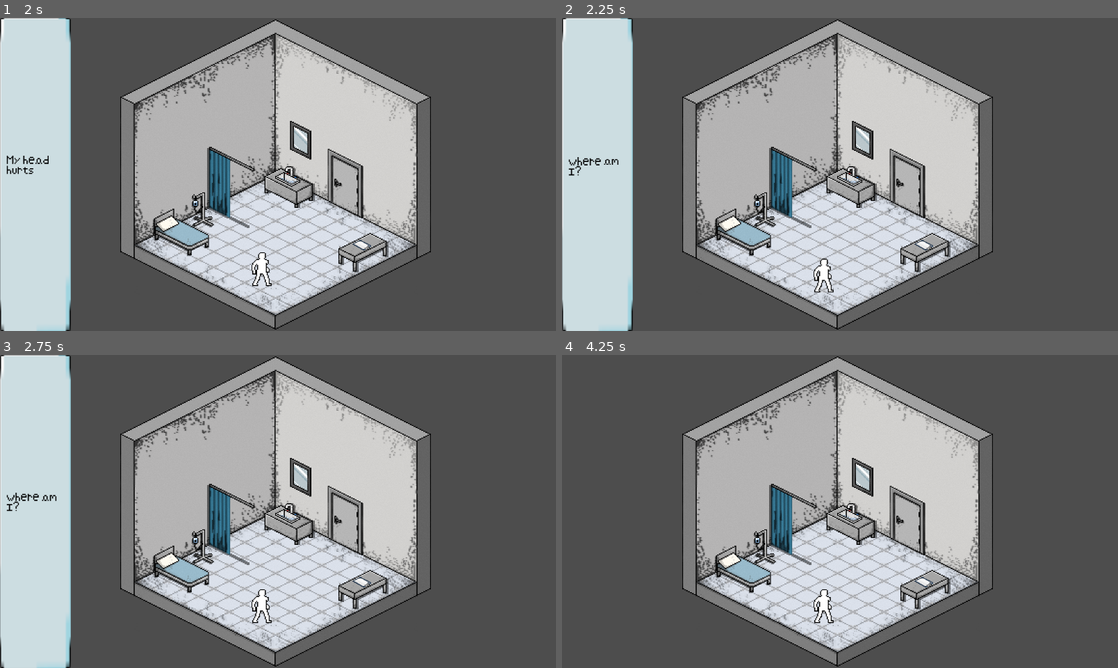
Above: before the commit, frames 1-4 (two rows, left to right).
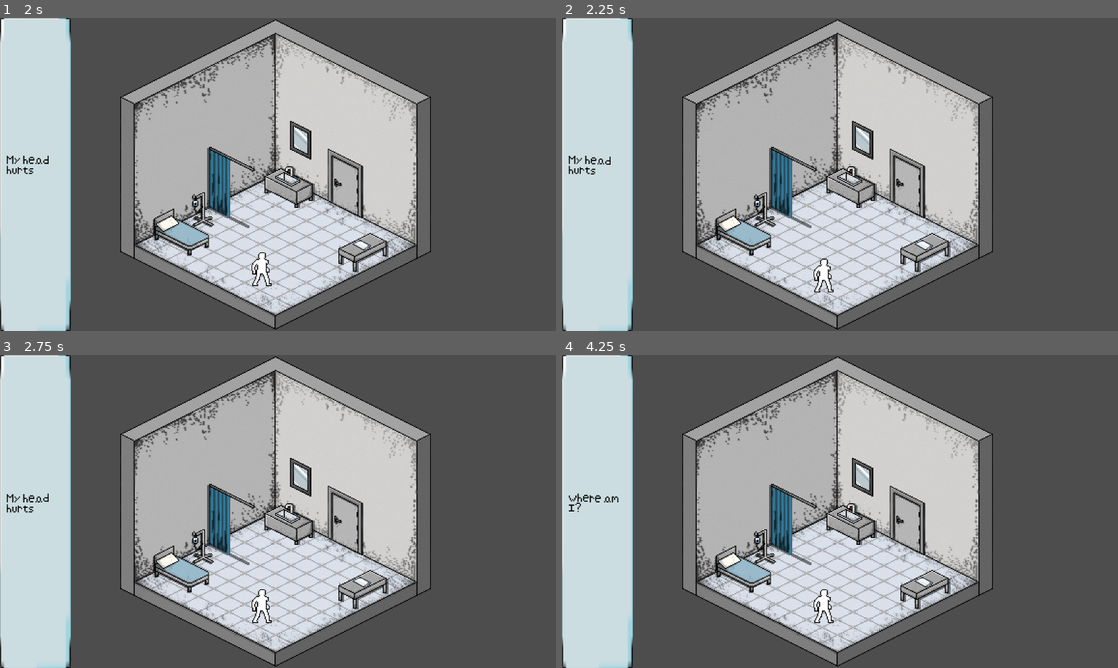
Above: after the commit, the same moments.

Repository: afourneaux/codename-matt-2026
Game: Godot game, scene res://scenes/game-root.tscn
The game is run twice, just before and just after one commit, with the same random seed, the same clock (stepped at 60 frames per second) and the same inputs.
Inputs (mouse positions are in pixels of both pictures, inside the frame that each line leads up to):
- Up to frame 1 (2 s): move the mouse to (400, 158) at 0.52 s; tap A (a) at 0.6 s; click (400, 158) at 0.67 s; tap D (d) at 0.8 s; drag from (166, 190) to (339, 212) at 1.27 s
- Up to frame 2 (2.25 s): move the mouse to (895, 105) at 2.02 s; tap S (s) at 2.1 s; click (895, 105) at 2.17 s
- Up to frame 3 (2.75 s): tap W (w) at 2.3 s
- Up to frame 4 (4.25 s): drag from (812, 574) to (673, 464) at 2.77 s; move the mouse to (1006, 558) at 3.52 s; tap A (a) at 3.6 s; click (1006, 558) at 3.67 s; tap D (d) at 3.8 s

Frame 1 is identical in both runs. In frame 2, 0.2% of the frame differs, in the area x 1-11%, y 44-51%; in frame 3, 0.2%; in frame 4, 13%, in the area x 0-13%, y 0-100%.

Commit message:
potato dialogue when potato room entered, potato dialogue when potato ived, longer dialog

Diff:
--- a/assets/strings/gamejam_2026_dialogue.csv
+++ b/assets/strings/gamejam_2026_dialogue.csv
@@ -6,6 +6,7 @@
 play_button,Play,Jouer
 quit_button,Quit,Quitter
 potato_string1,[color=brown]Who are you? You're not the usual nurse.[/color],[color=brown]Qui êtes vous? Vous n\'êtes pas l'infirmière habituelle.[/color]
+potato_string2,Here you go sir.,Voilà pour vous monsieur.
 minigame1_string1,Another day at work for ole' Matt...,Une autre journée au travail pour Matt...
 interact,Press E to interact,
 chart_title,Patient Chart,Fiche de Patient
--- a/scenes/game-root.tscn
+++ b/scenes/game-root.tscn
@@ -72,11 +72,11 @@
 	if active_room.interactible == -1:
 		return
 	elif active_room.interactible == 0:
-		EventBus.display_dialog.emit(\"potato_string1\")
 		var mini_game_0 = mini_game_0_prefab.instantiate()
 		add_child(mini_game_0)
 		mini_game_0.completed.connect(
 			func():
+				EventBus.display_dialog.emit(\"potato_string2\")
 				remove_child(mini_game_0)
 				EventBus.task_completed.emit(0)
 		)
--- a/scenes/rooms/room.tscn
+++ b/scenes/rooms/room.tscn
@@ -55,6 +55,8 @@
 	if room_id == 1 and GameState.task_completion[0]:
 		# when re-entering potato IV room after potato is ived, potato iv moved
 		interactibles[0].position = Vector2(randi_range(408, 724), randi_range(350, 447))
+	elif room_id == 2 and not GameState.task_completion[1]:
+		EventBus.display_dialog.emit(\"potato_string1\")
 
 func on_approach_interactible(id):
 	interactible = id
--- a/scripts/dialogue/dialogue_box.gd
+++ b/scripts/dialogue/dialogue_box.gd
@@ -34,7 +34,7 @@
 	display_dialog_timer = Timer.new()
 	display_dialog_timer.autostart = false
 	display_dialog_timer.one_shot = true
-	display_dialog_timer.wait_time = 2.0
+	display_dialog_timer.wait_time = 3.0
 	display_dialog_timer.timeout.connect(display_next_dialog)
 	add_child(display_dialog_timer)
 	EventBus.queue_dialog.connect(_on_queue_dialog)
Binary file changed: assets/strings/gamejam_2026_dialogue.en.translation
Binary file changed: assets/strings/gamejam_2026_dialogue.fr.translation
Not shown: 1 places in scenes/game-root.tscn that only renumber resources
